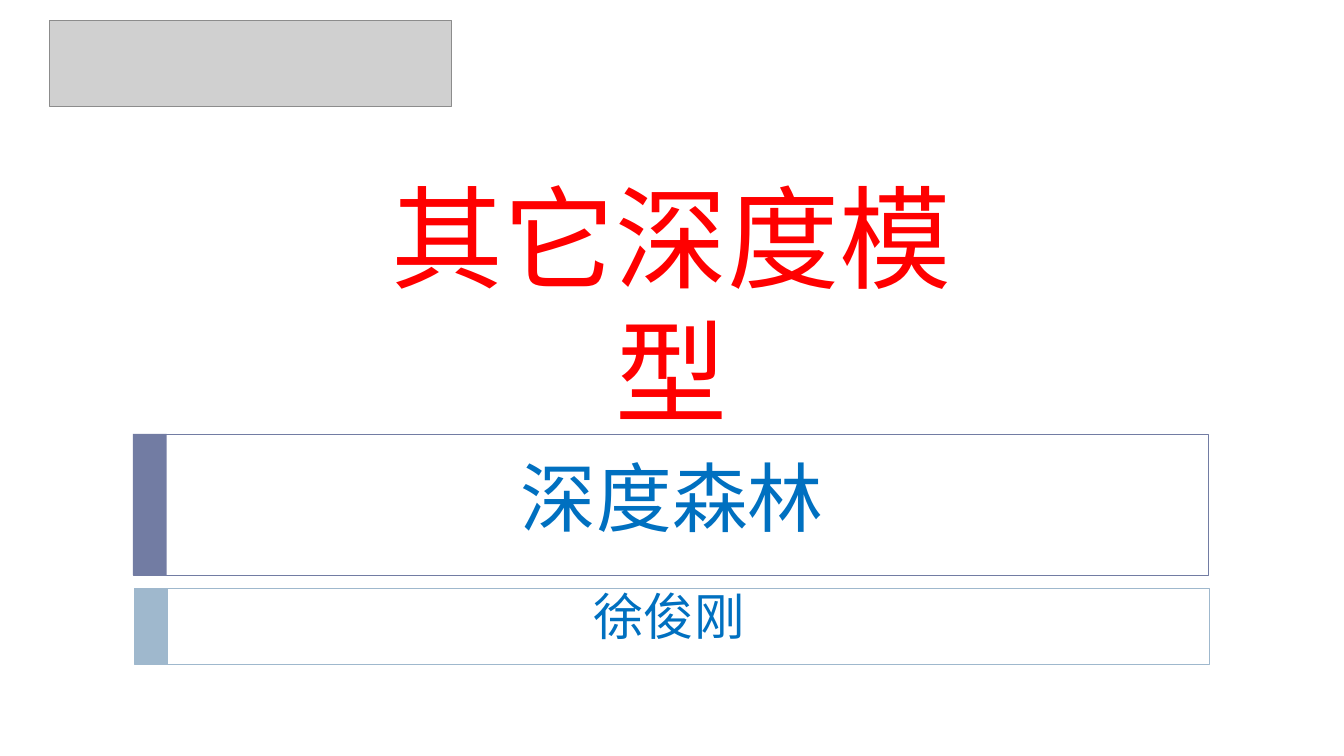
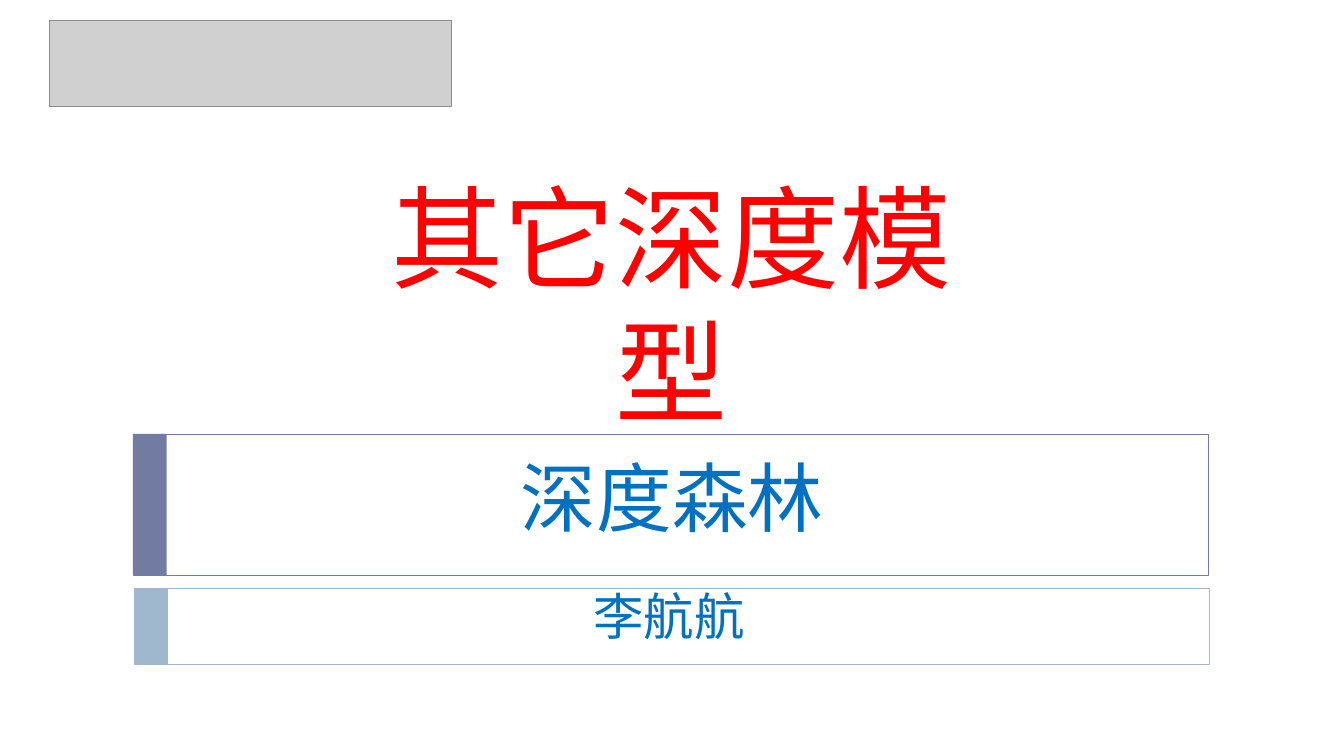
Before and after one commit to lihanghang/Deep-learning-And-Paper, a slide deck: slide 1 of 论文资料/深度森林/Chapter+Seven-6-Deep_Forest.pptx. Drawn at 1344x756 pixels with LibreOffice and Linux fonts; fonts in the diff are those of the drawing; grey boxes stand for pictures. Boxes give left, top, right and bottom in pixels: in the first picture for what was removed or moved away, otherwise in the second. Text is boxed around its words. In the diff, an @@ line names an element or a change of style, - is before the commit and + after.

Commit message:
update ppt

```diff
--- a/论文资料/深度森林/Chapter+Seven-6-Deep_Forest.pptx
+++ b/论文资料/深度森林/Chapter+Seven-6-Deep_Forest.pptx
@@ subtitle at (593, 588, 744, 639): text changed @@
-徐俊刚
+李航航
```
Also in this commit, not shown: 1 other file.
